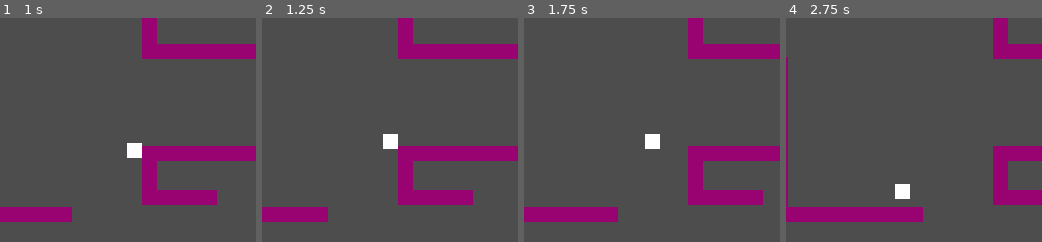
Above: before the commit, frames 1-4 (left to right).
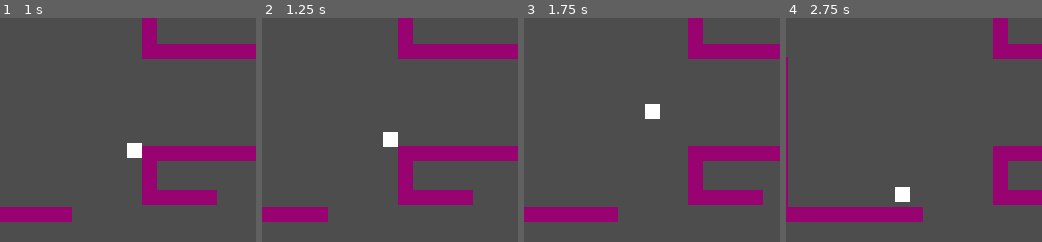
Above: after the commit, the same moments.

Repository: dirtOval/nes-platformer-2026
Game: Godot game, scene res://main.tscn
Same seed, same stepped clock (60 frames per second), same inputs: the game is played once before the commit and once after it.
Inputs:
- Up to frame 1 (1 s): tap Enter at 0.5 s; hold Right (right) from 0.53 s (still down); tap Z (jump) at 0.77 s
- Up to frame 2 (1.25 s): keep holding Right (right)
- Up to frame 3 (1.75 s): keep holding Right (right); tap Z (jump) at 1.52 s
- Up to frame 4 (2.75 s): release Right (right) at 2.03 s; hold Left (left) from 2.03 s (still down)

Frame 1 is identical in both runs. In frame 2, 0.1% of the frame differs, in the area x 47-54%, y 50-59%; in frame 3, 0.8%, in the area x 47-54%, y 38-59%; in frame 4, 0.2%.

Commit message:
added wall sliding and spike obstacles

Diff:
--- a/main.tscn
+++ b/main.tscn
@@ -6,6 +6,8 @@
 [ext_resource type="PackedScene" uid="uid://bajqxoapg0p17" path="res://temp_terrain_prefab/floor_1x3.tscn" id="3_lquwl"]
 [ext_resource type="PackedScene" uid="uid://con7ardl4uhmk" path="res://temp_terrain_prefab/floor_1x_5.tscn" id="4_1bvp3"]
 [ext_resource type="PackedScene" uid="uid://bwl6ui3d2rkv7" path="res://temp_terrain_prefab/floor_3x_1.tscn" id="5_lquwl"]
+[ext_resource type="PackedScene" uid="uid://0k3yswagkydf" path="res://temp_terrain_prefab/floor.tscn" id="7_272bh"]
+[ext_resource type="PackedScene" uid="uid://12uaw6n4w4x2" path="res://temp_terrain_prefab/spikes.tscn" id="8_5vw27"]
 
 [node name="Main" type="Node2D" unique_id=456507446]
 script = ExtResource("1_7mycd")
@@ -47,10 +49,10 @@
 position = Vector2(397, -54)
 
 [node name="Floor5x12" parent="." unique_id=1201389711 instance=ExtResource("2_1bvp3")]
-position = Vector2(766, 83)
+position = Vector2(766, 80)
 
 [node name="Floor5x13" parent="." unique_id=570285661 instance=ExtResource("2_1bvp3")]
-position = Vector2(866, 83)
+position = Vector2(866, 80)
 
 [node name="Floor5x14" parent="." unique_id=736807301 instance=ExtResource("2_1bvp3")]
 position = Vector2(537, -74)
@@ -65,7 +67,7 @@
 position = Vector2(820, -54)
 
 [node name="Floor5x18" parent="." unique_id=1524209188 instance=ExtResource("2_1bvp3")]
-position = Vector2(966, 83)
+position = Vector2(966, 80)
 
 [node name="Floor3x1" parent="." unique_id=99513207 instance=ExtResource("5_lquwl")]
 position = Vector2(477, -54)
@@ -73,23 +75,92 @@
 [node name="Floor5x11" parent="." unique_id=1158421507 instance=ExtResource("4_1bvp3")]
 position = Vector2(257, -114)
 
+[node name="Floor5x24" parent="." unique_id=212550711 instance=ExtResource("4_1bvp3")]
+position = Vector2(257, -214)
+
+[node name="Floor5x25" parent="." unique_id=1438777401 instance=ExtResource("4_1bvp3")]
+position = Vector2(257, -316)
+
 [node name="Floor5x19" parent="." unique_id=2075204480 instance=ExtResource("4_1bvp3")]
-position = Vector2(1006, 24)
+position = Vector2(1006, 21)
 
 [node name="Floor5x20" parent="." unique_id=2016507859 instance=ExtResource("4_1bvp3")]
-position = Vector2(1006, -74)
-
-[node name="Floor1x4" parent="." unique_id=2099597514 instance=ExtResource("3_lquwl")]
-position = Vector2(1006, -154)
+position = Vector2(1006, -77)
 
 [node name="Floor1x5" parent="." unique_id=133213058 instance=ExtResource("3_lquwl")]
-position = Vector2(1006, -214)
+position = Vector2(1006, -257)
 
 [node name="Floor5x21" parent="." unique_id=2055593935 instance=ExtResource("2_1bvp3")]
-position = Vector2(946, -194)
+position = Vector2(946, -237)
 
 [node name="Floor5x22" parent="." unique_id=1632115144 instance=ExtResource("2_1bvp3")]
-position = Vector2(846, -194)
+position = Vector2(846, -237)
 
 [node name="Floor5x23" parent="." unique_id=807857507 instance=ExtResource("2_1bvp3")]
-position = Vector2(746, -194)
+position = Vector2(746, -237)
+
+[node name="Floor5x26" parent="." unique_id=314965998 instance=ExtResource("4_1bvp3")]
+position = Vector2(1006, -177)
+
+[node name="Floor5x27" parent="." unique_id=718161177 instance=ExtResource("2_1bvp3")]
+position = Vector2(317, -356)
+
+[node name="Floor5x28" parent="." unique_id=2105138280 instance=ExtResource("2_1bvp3")]
+position = Vector2(417, -356)
+
+[node name="Floor5x29" parent="." unique_id=1728718585 instance=ExtResource("2_1bvp3")]
+position = Vector2(517, -356)
+
+[node name="Floor5x30" parent="." unique_id=1592975396 instance=ExtResource("2_1bvp3")]
+position = Vector2(617, -356)
+
+[node name="Floor3x2" parent="." unique_id=1421227093 instance=ExtResource("5_lquwl")]
+position = Vector2(402, -216)
+
+[node name="Floor3x3" parent="." unique_id=992401601 instance=ExtResource("5_lquwl")]
+position = Vector2(557, -216)
+
+[node name="Floor5x31" parent="." unique_id=562848863 instance=ExtResource("2_1bvp3")]
+position = Vector2(697, -376)
+
+[node name="Floor3x4" parent="." unique_id=1305715969 instance=ExtResource("5_lquwl")]
+position = Vector2(757, -396)
+
+[node name="Floor5x32" parent="." unique_id=463182768 instance=ExtResource("2_1bvp3")]
+position = Vector2(817, -416)
+
+[node name="Floor3x5" parent="." unique_id=1021991597 instance=ExtResource("5_lquwl")]
+position = Vector2(897, -416)
+
+[node name="Floor5x33" parent="." unique_id=1699327052 instance=ExtResource("2_1bvp3")]
+position = Vector2(977, -416)
+
+[node name="Floor3x6" parent="." unique_id=193614704 instance=ExtResource("5_lquwl")]
+position = Vector2(1057, -416)
+
+[node name="Floor5x34" parent="." unique_id=1068539271 instance=ExtResource("2_1bvp3")]
+position = Vector2(1137, -34)
+
+[node name="Floor5x37" parent="." unique_id=1976395874 instance=ExtResource("2_1bvp3")]
+position = Vector2(1237, -34)
+
+[node name="Floor5x38" parent="." unique_id=1738310525 instance=ExtResource("2_1bvp3")]
+position = Vector2(1337, -34)
+
+[node name="Floor5x35" parent="." unique_id=1676170846 instance=ExtResource("4_1bvp3")]
+position = Vector2(1097, -296)
+
+[node name="Floor1x4" parent="." unique_id=493134541 instance=ExtResource("3_lquwl")]
+position = Vector2(1097, -376)
+
+[node name="Floor" parent="." unique_id=1073057167 instance=ExtResource("7_272bh")]
+position = Vector2(1097, -416)
+
+[node name="Floor5x36" parent="." unique_id=616097996 instance=ExtResource("4_1bvp3")]
+position = Vector2(1097, -196)
+
+[node name="Spikes" parent="." unique_id=213414196 instance=ExtResource("8_5vw27")]
+position = Vector2(1062, -34)
+
+[node name="Spikes2" parent="." unique_id=1818296337 instance=ExtResource("8_5vw27")]
+position = Vector2(1042, -14)
--- a/player.gd
+++ b/player.gd
@@ -7,6 +7,7 @@
 @export var FRICTION = 1200
 @export var FALL_MODIFIER = 1.1
 @export var JUMP_CUT = 125
+@export var WALLSLIDE_SLOWDOWN = 0.85
 
 
 var on_floor_ref = true
@@ -37,7 +38,9 @@
   # Add the gravity.
   if not is_on_floor():
     var gravity = get_gravity()
-    if velocity.y > 0:
+    if is_on_wall() and velocity.y >= 0:
+      velocity.y += (gravity.y * WALLSLIDE_SLOWDOWN) * delta
+    elif velocity.y > 0:
       velocity.y += (gravity.y + FALL_MODIFIER) * delta
     else:
       velocity.y += gravity.y * delta
--- a/player.tscn
+++ b/player.tscn
@@ -4,7 +4,7 @@
 
 [sub_resource type="RectangleShape2D" id="RectangleShape2D_sh265"]
 
-[node name="Player" type="CharacterBody2D" unique_id=780051216]
+[node name="Player" type="CharacterBody2D" unique_id=780051216 groups=["player"]]
 collision_mask = 6
 safe_margin = 0.01
 script = ExtResource("1_4flbx")
@@ -12,7 +12,8 @@
 JUMP_VELOCITY = -500
 ACCELERATION = 3250
 FRICTION = 2400
-FALL_MODIFIER = 145.0
+FALL_MODIFIER = 200.0
+WALLSLIDE_SLOWDOWN = 0.5
 coyote_frames = 4
 
 [node name="CollisionShape2D" type="CollisionShape2D" parent="." unique_id=867029209]
--- a/project.godot
+++ b/project.godot
@@ -21,6 +21,10 @@
 window/size/viewport_height=224
 window/size/resizable=false
 window/size/borderless=true
+
+[global_group]
+
+player=""
 
 [input]
 
@@ -61,6 +65,7 @@
 2d_physics/layer_1="player"
 2d_physics/layer_2="enemies"
 2d_physics/layer_3="terrain"
+2d_physics/layer_4="trap"
 
 [physics]
 
--- /dev/null
+++ b/temp_terrain_prefab/spikes.gd
@@ -0,0 +1,5 @@
+extends Node2D
+
+func _on_area_2d_body_entered(body: Node2D) -> void:
+  if body.is_in_group("player"):
+    body.die()
--- /dev/null
+++ b/temp_terrain_prefab/spikes.tscn
@@ -0,0 +1,42 @@
+[gd_scene format=3 uid="uid://12uaw6n4w4x2"]
+
+[ext_resource type="Script" uid="uid://x7eio7v76kb5" path="res://temp_terrain_prefab/spikes.gd" id="1_hjrsi"]
+
+[sub_resource type="RectangleShape2D" id="RectangleShape2D_xmg3c"]
+size = Vector2(50, 17)
+
+[node name="Spikes" type="Node2D" unique_id=213414196 groups=["player"]]
+script = ExtResource("1_hjrsi")
+
+[node name="Area2D" type="Area2D" parent="." unique_id=874129194]
+collision_layer = 8
+
+[node name="CollisionShape2D" type="CollisionShape2D" parent="Area2D" unique_id=1329286704]
+position = Vector2(0, 1.5)
+shape = SubResource("RectangleShape2D_xmg3c")
+
+[node name="Polygon2D" type="Polygon2D" parent="." unique_id=553636943]
+color = Color(0.7397895, 1.9372628e-06, 9.62615e-07, 1)
+polygon = PackedVector2Array(-5, 10, 5, 10, 0, -10)
+
+[node name="Polygon2D2" type="Polygon2D" parent="." unique_id=1675471246]
+position = Vector2(10, 0)
+color = Color(0.7397895, 1.9372628e-06, 9.62615e-07, 1)
+polygon = PackedVector2Array(-5, 10, 5, 10, 0, -10)
+
+[node name="Polygon2D5" type="Polygon2D" parent="." unique_id=430878458]
+position = Vector2(20, 0)
+color = Color(0.7397895, 1.9372628e-06, 9.62615e-07, 1)
+polygon = PackedVector2Array(-5, 10, 5, 10, 0, -10)
+
+[node name="Polygon2D3" type="Polygon2D" parent="." unique_id=810465839]
+position = Vector2(-10, 0)
+color = Color(0.7397895, 1.9372628e-06, 9.62615e-07, 1)
+polygon = PackedVector2Array(-5, 10, 5, 10, 0, -10)
+
+[node name="Polygon2D4" type="Polygon2D" parent="." unique_id=2062127323]
+position = Vector2(-20, 0)
+color = Color(0.7397895, 1.9372628e-06, 9.62615e-07, 1)
+polygon = PackedVector2Array(-5, 10, 5, 10, 0, -10)
+
+[connection signal="body_entered" from="Area2D" to="." method="_on_area_2d_body_entered"]
Not shown, added: temp_terrain_prefab/spikes.gd.uid
